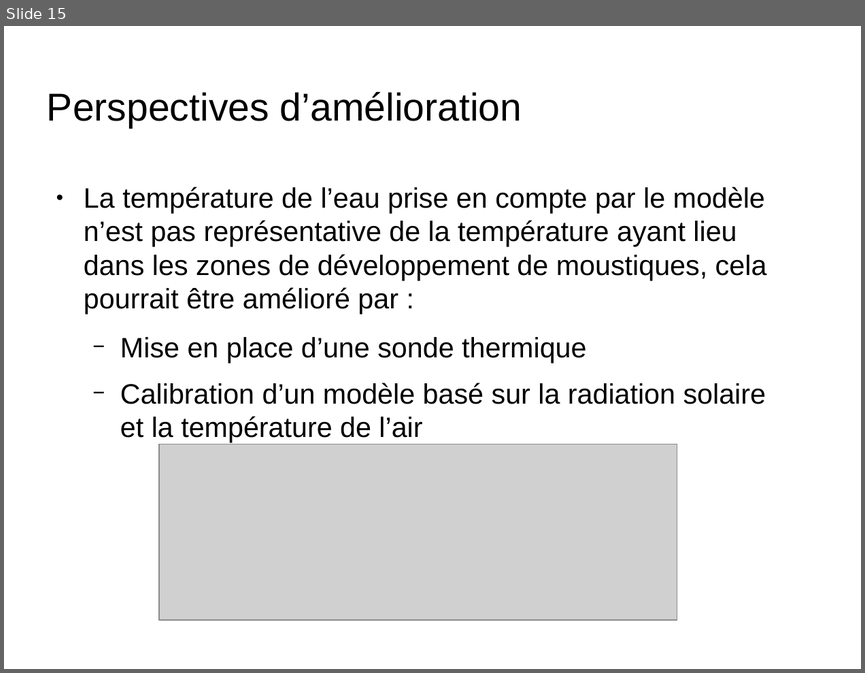
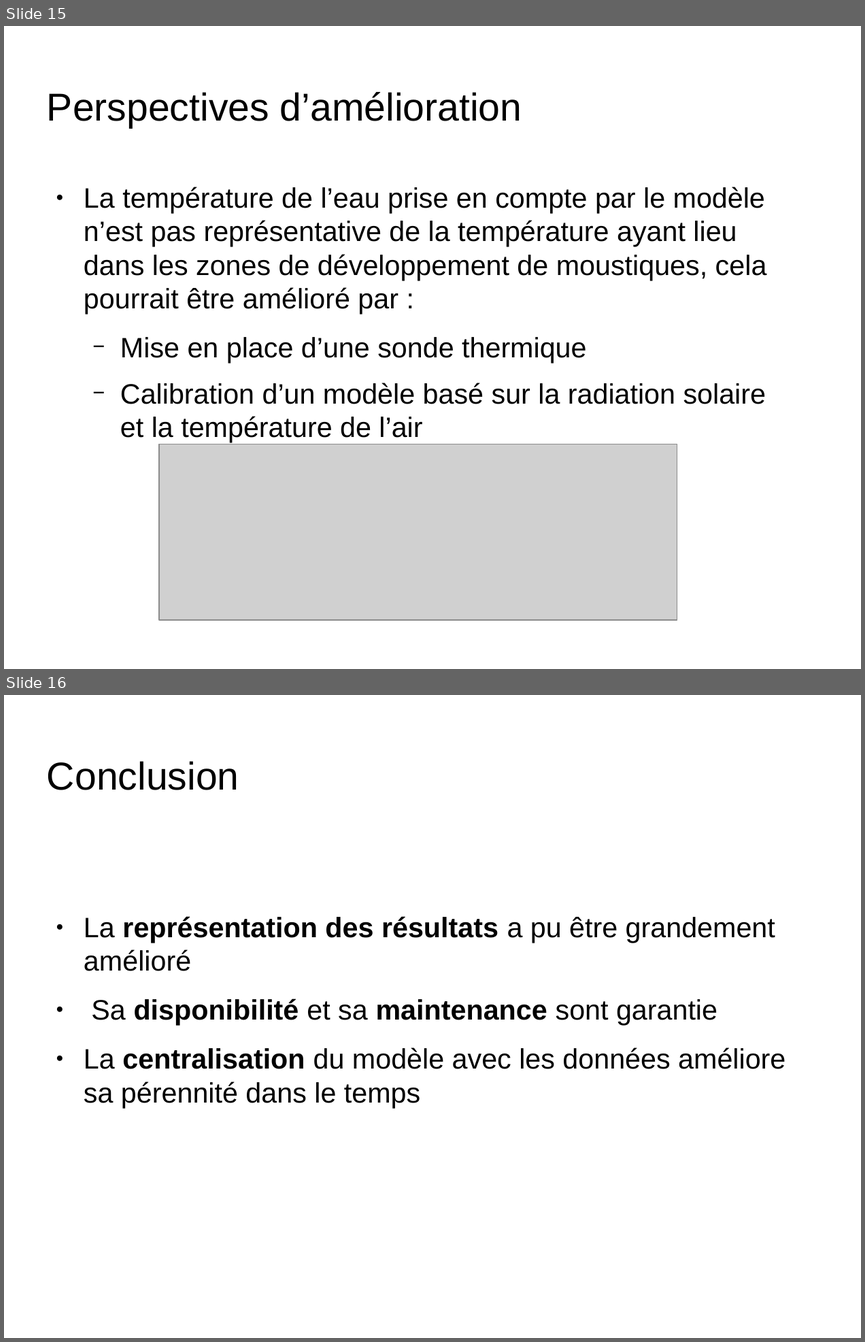
Before and after one commit to nesta7/designProject, a slide deck: presentation_6_juin_Broc.odp. Shown one above the other, each under a label of ours: slide 15 before the commit, slides 15 and 16 after it. The pictures are 865x673 and 865x1342 pixels, drawn with LibreOffice and Linux fonts; fonts in the diff are those of the drawing; grey boxes stand for pictures; background and template pictures are left out. Boxes give left, top, right and bottom in pixels: in the first picture for what was removed or moved away, otherwise in the second. Text is boxed around its words. In the diff, an @@ line names an element or a change of style, - is before the commit and + after.

Commit message:
presentation conclusion

```diff
--- a/presentation_6_juin_Broc.odp
+++ b/presentation_6_juin_Broc.odp
@@ slide 16 added at <box>4,695,861,1338</box>, background picture (left out) @@
@@ title added at <box>47,761,239,790</box>, 36 pt, text #000000 @@
+Conclusion
@@ text added at <box>84,916,785,1108</box>, 26 pt, text #000000 @@
+● La représentation des résultats a pu être grandement amélioré
+● Sa disponibilité et sa maintenance sont garantie
+● La centralisation du modèle avec les données améliore sa pérennité dans le temps
```
Also in this commit, not shown: 3 slides changed, 1 slide removed.
